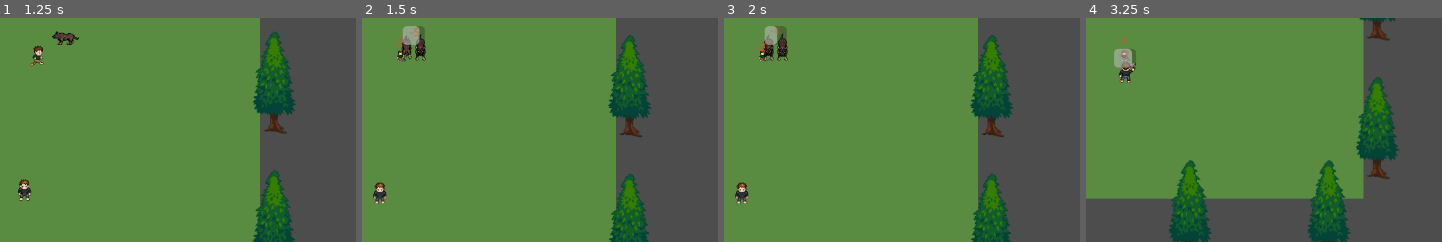
Above: before the commit, frames 1-4 (left to right).
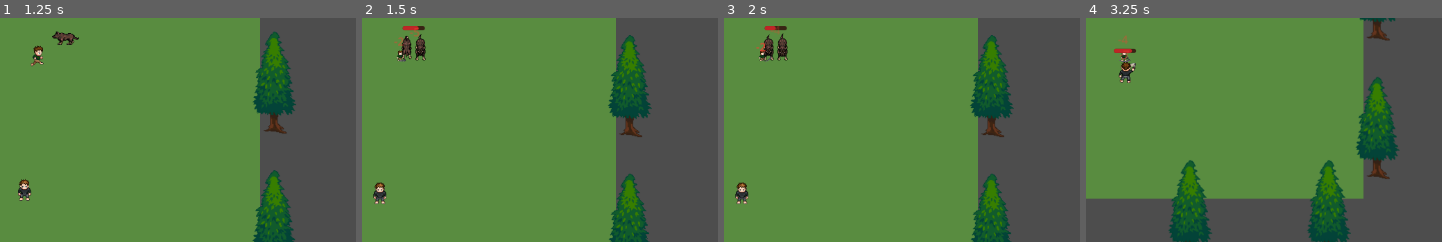
Above: after the commit, the same moments.

Repository: HexaLoid/ai-world-spectator
Game: Godot game, scene res://scenes/Main.tscn
Two runs of this game, one before a commit and one after it. Both use one fixed random seed, a clock stepped at 60 frames per second and the inputs below.
Inputs:
- Up to frame 1 (1.25 s): click "1x" at 0.5 s
- Up to frame 2 (1.5 s): click "2x" at 1.25 s
- Up to frame 3 (2 s): no input
- Up to frame 4 (3.25 s): click "4x" at 2 s; click "Recenter" at 2.75 s
The pictures show only the part of the screen within x 50-100%, y 42-92%; the shares and areas given below are measured in that part.

Frame 1 is identical in both runs. In frame 2, 0.5% of the frame differs, in the area x 11-18%, y 3-13%; in frame 3, 0.4%; in frame 4, 0.5%, in the area x 7-15%, y 13-23%.

Commit message:
Fix enemy health bar rendering far taller than intended
Godot's default ProgressBar theme enforces a minimum height that
overrode the scene's declared 6px height, rendering a 32x27 bar
instead of the intended 32x6 sliver. Applying the spectator theme
(which already renders small bars correctly in the HUD) wasn't
enough on its own either -- verified via game_eval that the scene's
declared `size` doesn't survive Godot's internal ProgressBar setup
and gets silently widened before the script's own _ready() runs, so
the actual fix is reassigning `size` there, where it's confirmed to
stick. Flagged by Task 3's implementer as a self-review concern
rather than silently deviating from the plan.

Co-Authored-By: Claude Sonnet 5 <noreply@anthropic.com>

Diff:
--- a/scenes/entities/Enemy.tscn
+++ b/scenes/entities/Enemy.tscn
@@ -1,8 +1,9 @@
-[gd_scene load_steps=4 format=3]
+[gd_scene load_steps=5 format=3]
 
 [ext_resource type="Script" path="res://scripts/entities/enemy.gd" id="1_enscr"]
 [ext_resource type="SpriteFrames" path="res://assets/sprites/wolf/wolf_frames.tres" id="2_frames"]
 [ext_resource type="Script" path="res://scripts/ui/enemy_health_bar.gd" id="3_healthbar"]
+[ext_resource type="Theme" path="res://assets/theme/spectator_theme.tres" id="4_theme"]
 
 [node name="Enemy" type="CharacterBody2D"]
 script = ExtResource("1_enscr")
@@ -13,7 +14,9 @@
 
 [node name="EnemyHealthBar" type="ProgressBar" parent="."]
 script = ExtResource("3_healthbar")
+theme = ExtResource("4_theme")
 position = Vector2(-16, -30)
 size = Vector2(32, 6)
+custom_minimum_size = Vector2(32, 6)
 show_percentage = false
 visible = false
--- a/scripts/ui/enemy_health_bar.gd
+++ b/scripts/ui/enemy_health_bar.gd
@@ -1,6 +1,10 @@
 extends ProgressBar
 
 func _ready() -> void:
+	# The scene's declared `size` doesn't survive Godot's internal ProgressBar
+	# setup (it gets reset to a larger built-in default before this runs) —
+	# reassigning it here is what actually makes the small size stick.
+	size = Vector2(32, 6)
 	visible = false
 	GameState.combat_target_changed.connect(_on_combat_target_changed)
 
